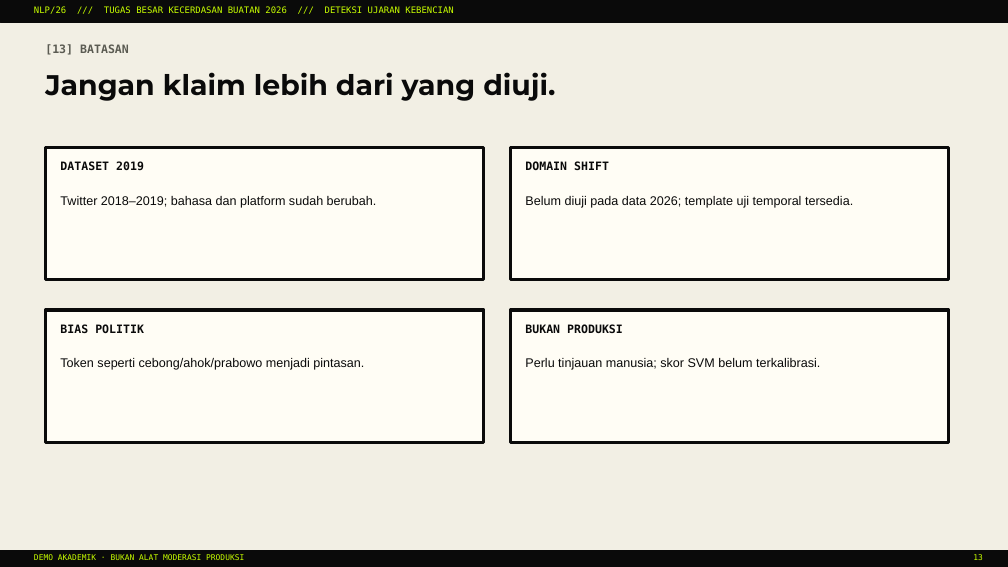
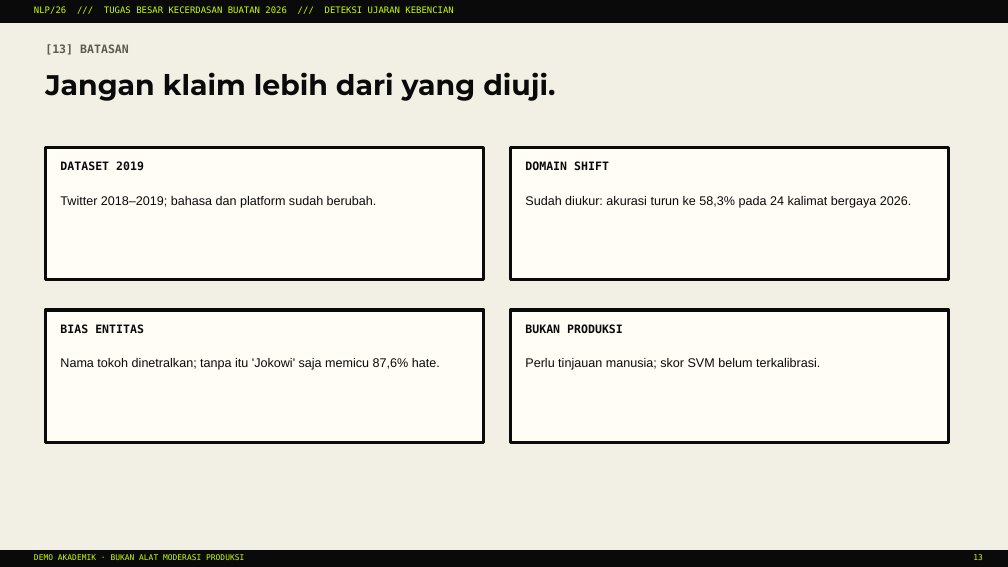
Before and after one commit to rhsa-fr/ml-deteksi-ujaran-kebencian, a slide deck: slide 13 of reports/presentasi_tugas_besar.pptx. Drawn at 1008x567 pixels with LibreOffice and Linux fonts; fonts in the diff are those of the drawing. Boxes give left, top, right and bottom in pixels: in the first picture for what was removed or moved away, otherwise in the second. Text is boxed around its words. In the diff, an @@ line names an element or a change of style, - is before the commit and + after.

Commit message:
feat: skema final biner Normal vs Kebencian/Abusif + netralisasi entitas + uji generalisasi 2026

```diff
--- a/reports/presentasi_tugas_besar.pptx
+++ b/reports/presentasi_tugas_besar.pptx
@@ text at box(525, 196, 911, 208): text changed @@
-Belum diuji pada data 2026; template uji temporal tersedia.
+Sudah diukur: akurasi turun ke 58,3% pada 24 kalimat bergaya 2026.
@@ text at box(60, 324, 144, 333): text changed @@
-BIAS POLITIK
+BIAS ENTITAS
@@ text at box(60, 358, 440, 370): text changed @@
-Token seperti cebong/ahok/prabowo menjadi pintasan.
+Nama tokoh dinetralkan; tanpa itu 'Jokowi' saja memicu 87,6% hate.
```
Also in this commit, not shown: 8 other slides changed, 1 slide added, 36 other files.
